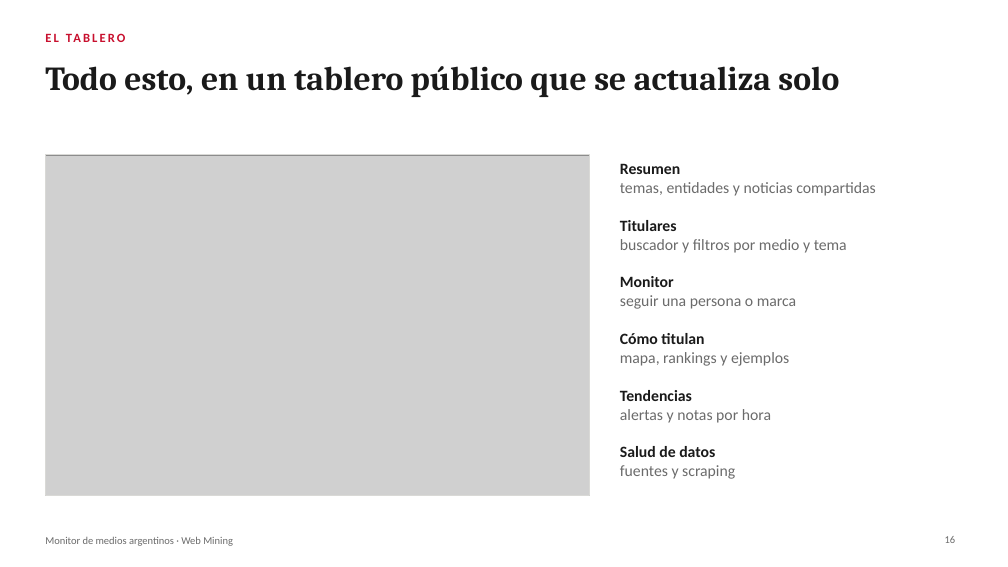
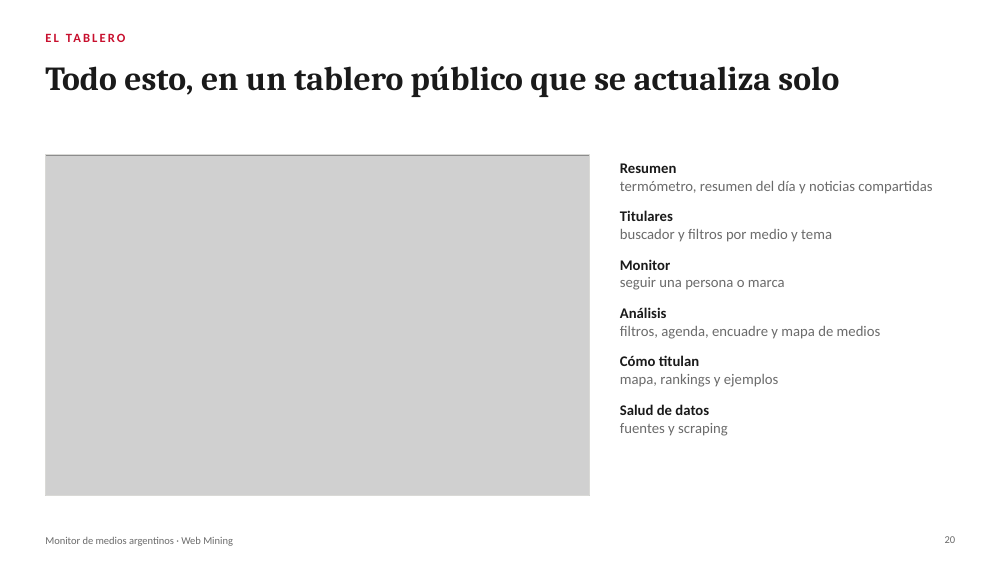
Before and after one commit to miguegarrone-blip/Web-Mining, a slide deck: slide 20 of docs/presentacion-tp.pptx (slide 16 before the commit). Drawn at 1008x567 pixels with LibreOffice and Linux fonts; fonts in the diff are those of the drawing; grey boxes stand for pictures. Boxes give left, top, right and bottom in pixels: in the first picture for what was removed or moved away, otherwise in the second. Text is boxed around its words. In the diff, an @@ line names an element or a change of style, - is before the commit and + after.

```diff
--- a/docs/presentacion-tp.pptx
+++ b/docs/presentacion-tp.pptx
@@ text at <box>620,163,677,173</box>: size 15 to 14 pt in "Resumen" @@
@@ text "Titulares": place and size @@
-text "Titulares" at <box>620,220,847,253</box>
+text "Titulares" at <box>620,210,832,242</box>
@@ text at <box>620,181,932,194</box>: text changed; size 15 to 14 pt @@
-temas, entidades y noticias compartidas
+termómetro, resumen del día y noticias compartidas
@@ text "Monitor": place and size @@
-text "Monitor" at <box>620,276,796,309</box>
+text "Monitor" at <box>620,259,785,290</box>
@@ text added at <box>620,307,881,339</box>, 14 pt, text #6B6B6B @@
+Análisis
+filtros, agenda, encuadre y mapa de medios
@@ size 15 to 14 pt in 4 elements at <box>620,210,832,242</box>, <box>620,259,785,290</box>, <box>620,404,728,436</box>, <box>620,355,779,387</box> @@
@@ text "Cómo titulan": place and size @@
-text "Cómo titulan" at <box>620,333,789,366</box>
+text "Cómo titulan" at <box>620,355,779,387</box>
@@ text "Salud de datos": place and size @@
-text "Salud de datos" at <box>620,446,735,479</box>
+text "Salud de datos" at <box>620,404,728,436</box>
@@ text removed at <box>620,390,771,423</box> @@
-Tendencias
-alertas y notas por hora
```
Also in this commit, not shown: 8 other slides changed, 4 slides added, 12 other files.
